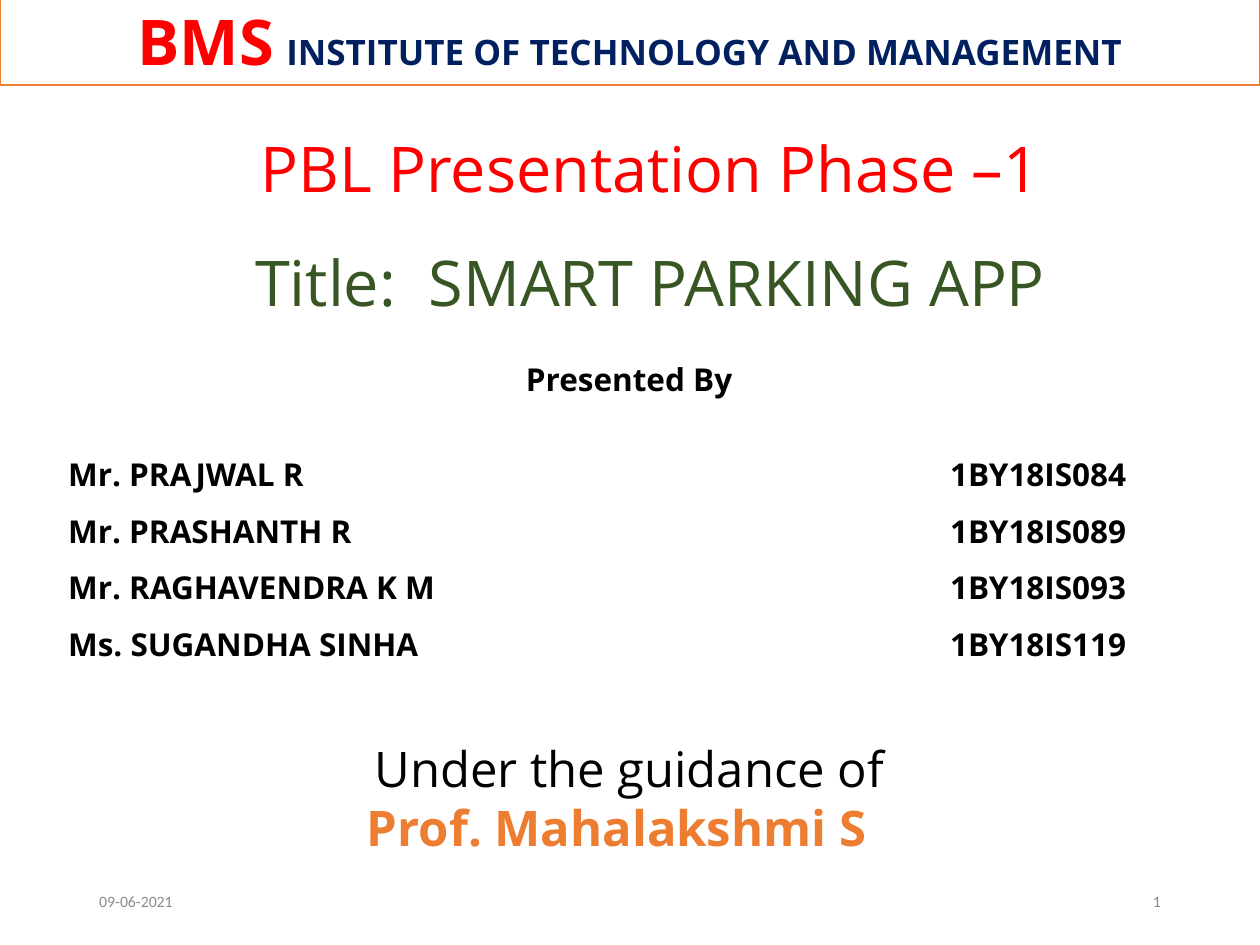
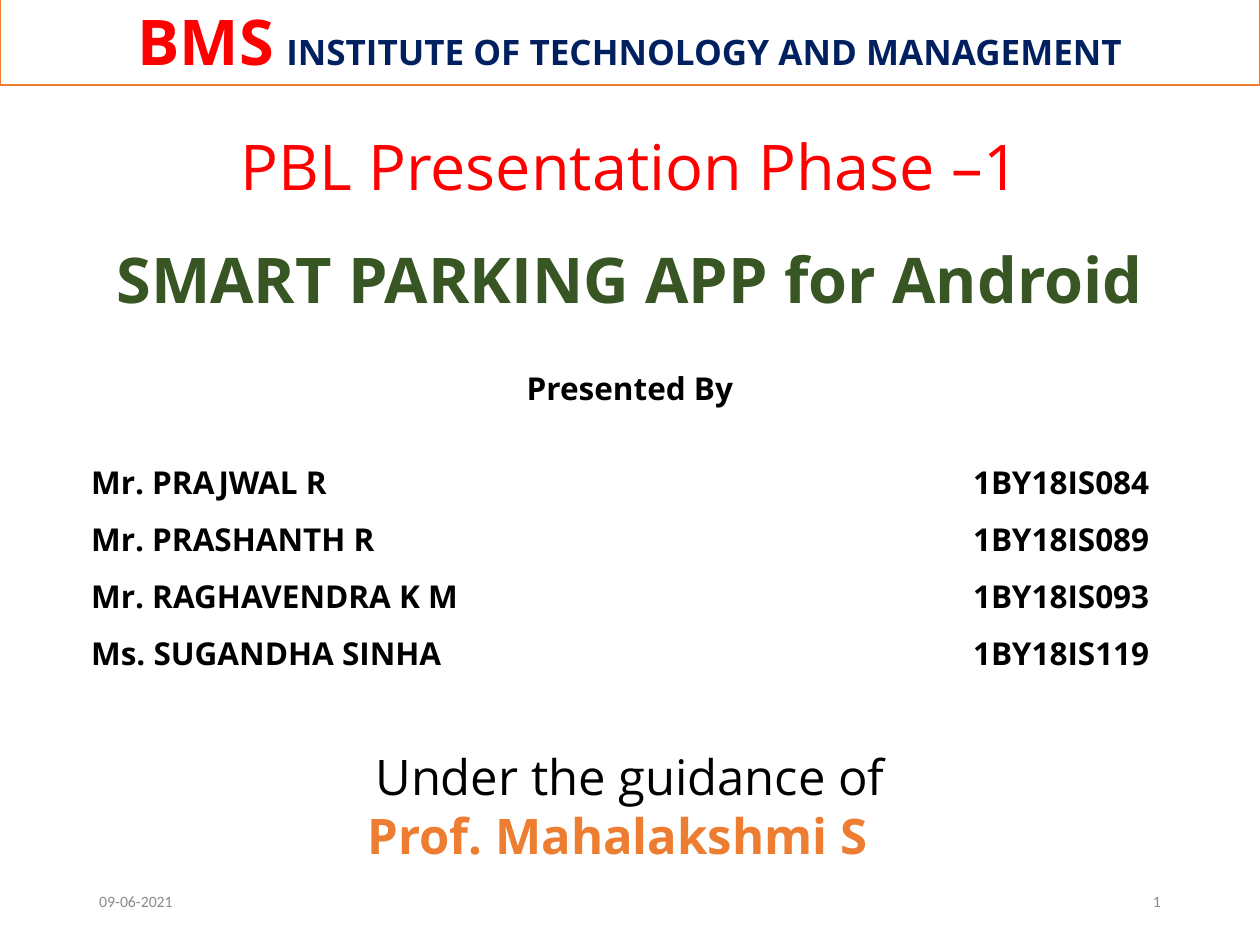
Before and after one commit to Raghuvorkady/MAD-Mini-Project, a slide deck: slide 1 of docs/ppt/phase-1/ppt phase-1.pptx. Drawn at 1260x945 pixels with LibreOffice and Linux fonts; fonts in the diff are those of the drawing; background and template pictures are left out. Boxes give left, top, right and bottom in pixels: in the first picture for what was removed or moved away, otherwise in the second. Text is boxed around its words. In the diff, an @@ line names an element or a change of style, - is before the commit and + after.

```diff
--- a/docs/ppt/phase-1/ppt phase-1.pptx
+++ b/docs/ppt/phase-1/ppt phase-1.pptx
@@ text "PBL Presentation Phase –1": place and size @@
-text "PBL Presentation Phase –1" at box(255, 144, 1045, 307)
+text "PBL Presentation Phase –1" at box(117, 142, 1143, 304)
@@ text at box(117, 254, 1143, 304): text changed; bold on @@
-Title: SMART PARKING APP
+SMART PARKING APP for Android
@@ text "Presented By": place and size @@
-text "Presented By" at box(68, 367, 1126, 847)
+text "Presented By" at box(91, 376, 1149, 855)
```
Also in this commit, not shown: 4 other slides changed.
